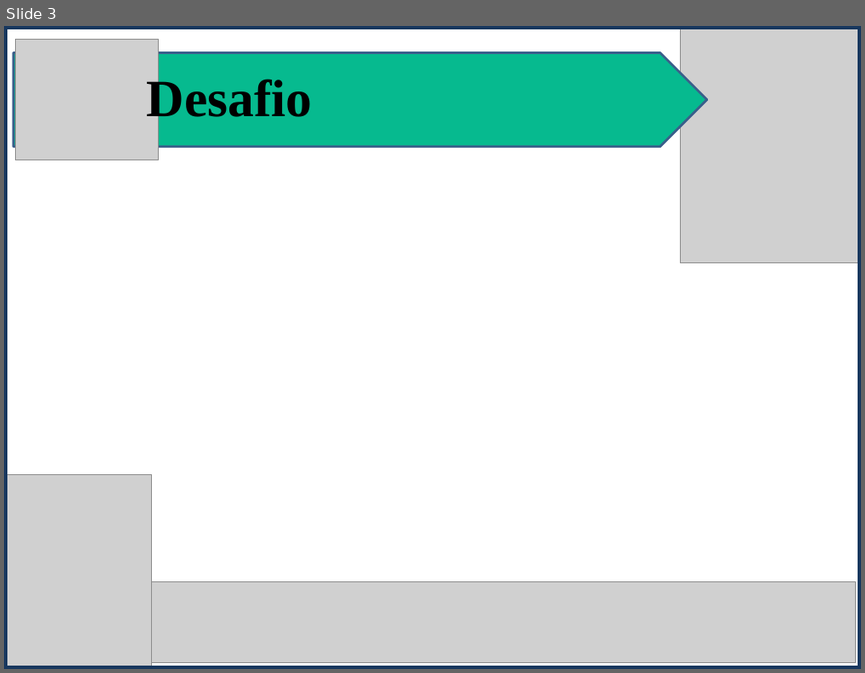
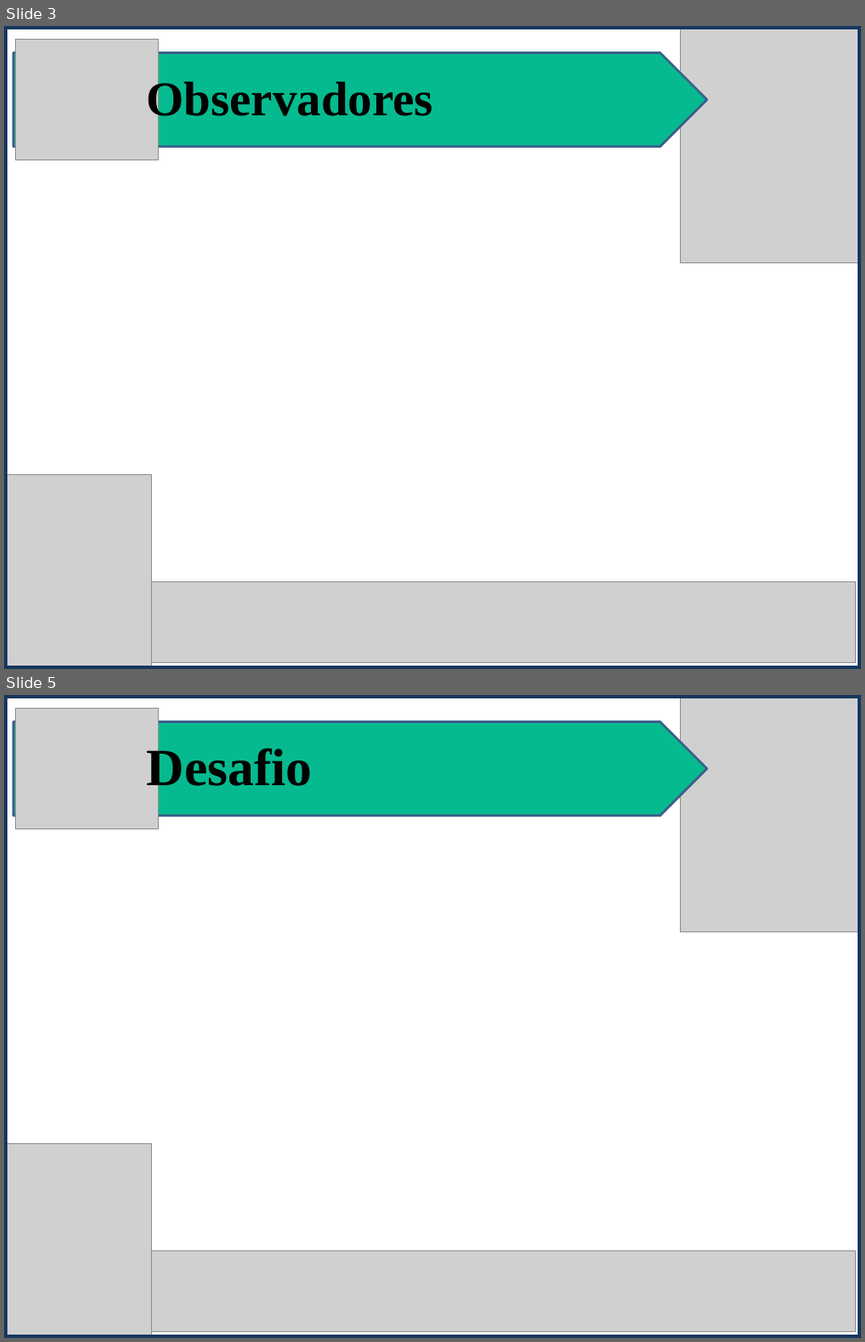
Before and after one commit to isamartins/t018_DesenvolvimentoWeb, a slide deck: trabalho_av2/Vuejs_Apresentacao.pptx. Shown one above the other, each under a label of ours: slide 3 before the commit, slides 3 and 5 after it; the slides between them are not shown. The pictures are 865x673 and 865x1342 pixels, drawn with LibreOffice and Linux fonts; fonts in the diff are those of the drawing; grey boxes stand for pictures. Boxes give left, top, right and bottom in pixels: in the first picture for what was removed or moved away, otherwise in the second. Text is boxed around its words. In the diff, an @@ line names an element or a change of style, - is before the commit and + after.

```diff
--- a/trabalho_av2/Vuejs_Apresentacao.pptx
+++ b/trabalho_av2/Vuejs_Apresentacao.pptx
@@ slide 3 added at (x1=4, y1=26, x2=861, y2=669), background #FFFFFF @@
@@ rectangle added at (x1=4, y1=26, x2=861, y2=669), outline #17375E 5.5 pt @@
@@ picture added at (x1=15, y1=40, x2=157, y2=160) @@
@@ picture added at (x1=680, y1=26, x2=861, y2=262) @@
@@ pentagon arrow added at (x1=13, y1=52, x2=707, y2=146), fill #06BA8F, outline #3A5F8C 2 pt @@
@@ text added at (x1=147, y1=77, x2=433, y2=124), 40.7 pt, text #000000, bold @@
+Observadores
@@ picture added at (x1=4, y1=474, x2=151, y2=667) @@
@@ picture added at (x1=151, y1=581, x2=856, y2=662) @@
@@ what was slide 3 is now slide 5 @@
```
Also in this commit, not shown: 2 slides changed, 2 other slides added, 1 slide removed, 1 other file.
